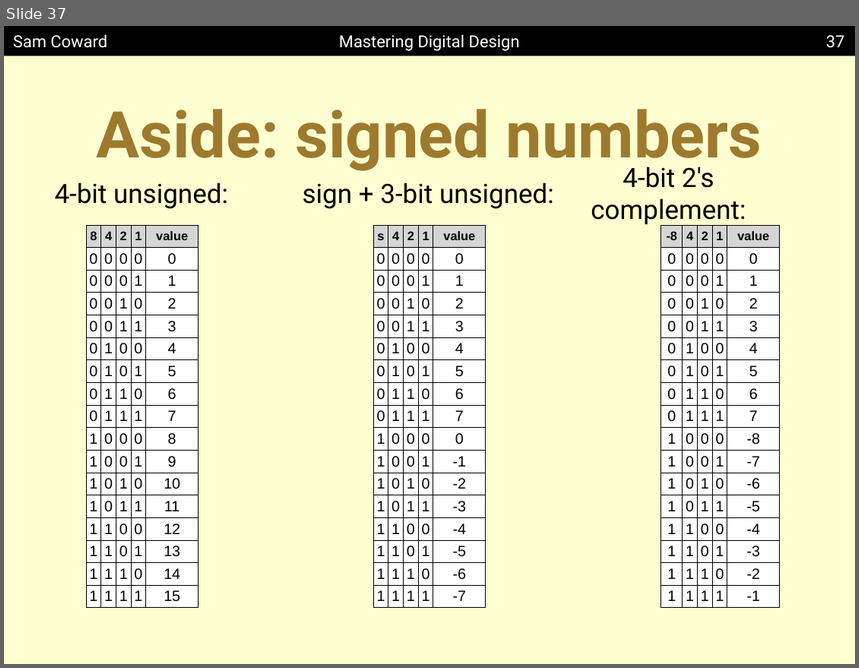
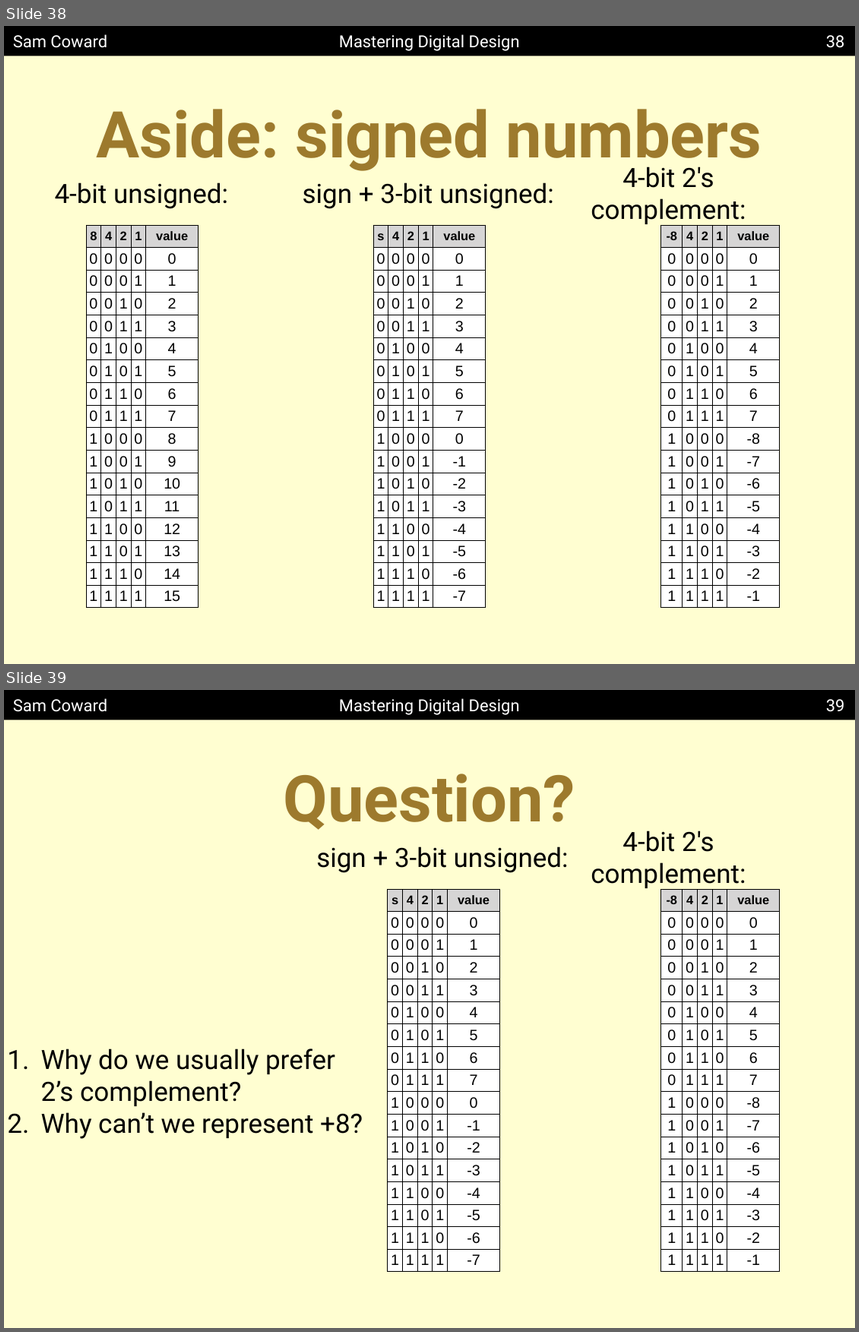
Before and after one commit to Mastering-Digital-Design/Lab-Module, a slide deck: lectures/lecture1.pptx. Shown one above the other, each under a label of ours: slide 37 before the commit, slides 38 and 39 after it. The pictures are 859x668 and 859x1332 pixels, drawn with LibreOffice and Linux fonts; fonts in the diff are those of the drawing. Boxes give left, top, right and bottom in pixels: in the first picture for what was removed or moved away, otherwise in the second. Text is boxed around its words. In the diff, an @@ line names an element or a change of style, - is before the commit and + after.

```diff
--- a/lectures/lecture1.pptx
+++ b/lectures/lecture1.pptx
@@ slide 39 added at box(4, 690, 855, 1328), background #FFFED1; not listed: 3 template elements that a slide beside it also shows @@
@@ page number added at box(826, 699, 845, 712), 20 pt, text #FFFFFF @@
+39
@@ title added at box(284, 774, 576, 830), 77.6 pt, text #9D7A2D, bold @@
+Question?
@@ text added at box(316, 847, 569, 873), 32 pt, text #000000 @@
+sign + 3-bit unsigned:
@@ text added at box(591, 831, 746, 890), 32 pt, text #000000 @@
+4-bit 2's complement:
@@ table added at box(388, 889, 500, 1272), 17 rows, 5 columns @@
+s | 4 | 2 | 1 | value
+0 | 0 | 0 | 0 | 0
+0 | 0 | 0 | 1 | 1
+0 | 0 | 1 | 0 | 2
+0 | 0 | 1 | 1 | 3
+0 | 1 | 0 | 0 | 4
+0 | 1 | 0 | 1 | 5
+0 | 1 | 1 | 0 | 6
+0 | 1 | 1 | 1 | 7
+1 | 0 | 0 | 0 | 0
+1 | 0 | 0 | 1 | -1
+1 | 0 | 1 | 0 | -2
+1 | 0 | 1 | 1 | -3
+1 | 1 | 0 | 0 | -4
+1 | 1 | 0 | 1 | -5
+1 | 1 | 1 | 0 | -6
+1 | 1 | 1 | 1 | -7
@@ table added at box(661, 889, 779, 1272), 17 rows, 5 columns @@
+-8 | 4 | 2 | 1 | value
+0 | 0 | 0 | 0 | 0
+0 | 0 | 0 | 1 | 1
+0 | 0 | 1 | 0 | 2
+0 | 0 | 1 | 1 | 3
+0 | 1 | 0 | 0 | 4
+0 | 1 | 0 | 1 | 5
+0 | 1 | 1 | 0 | 6
+0 | 1 | 1 | 1 | 7
+1 | 0 | 0 | 0 | -8
+1 | 0 | 0 | 1 | -7
+1 | 0 | 1 | 0 | -6
+1 | 0 | 1 | 1 | -5
+1 | 1 | 0 | 0 | -4
+1 | 1 | 0 | 1 | -3
+1 | 1 | 1 | 0 | -2
+1 | 1 | 1 | 1 | -1
@@ text added at box(41, 1049, 363, 1139), 32 pt, text #000000 @@
+1. Why do we usually prefer 2’s complement?
+2. Why can’t we represent +8?
@@ what was slide 37 is now slide 38 @@
@@ page number at box(826, 35, 845, 48): text changed @@
-37
+38
```
Also in this commit, not shown: 2 slides changed, 1 other slide added.
